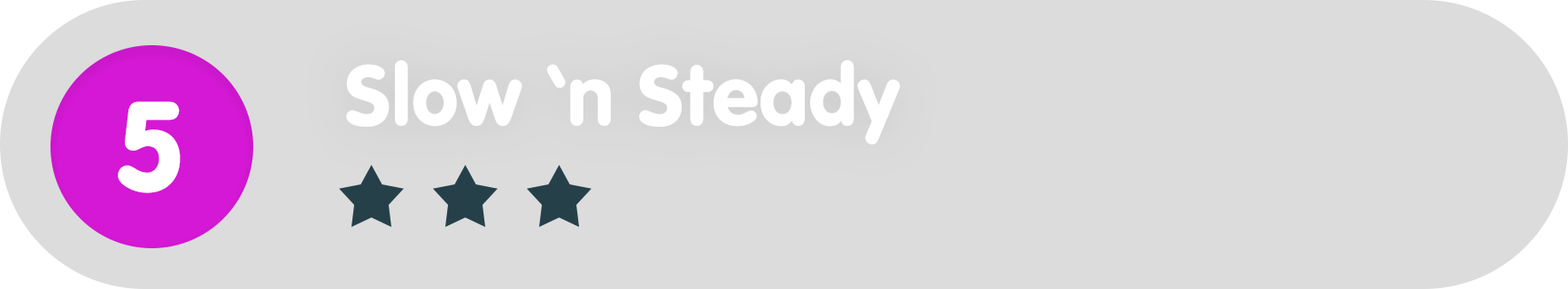
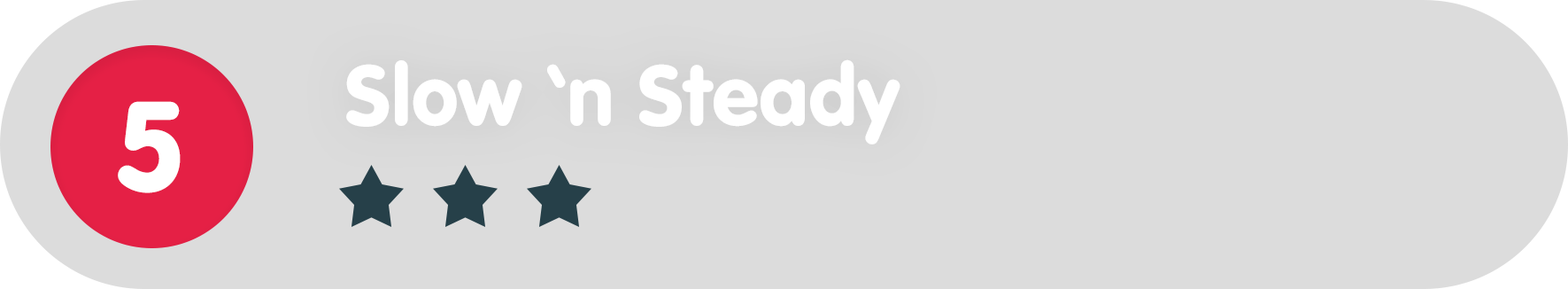
Layers edited between the first and the second 1568px x 289px image:
painted on "Ellipse_green" over (x1=50, y1=45, x2=254, y2=248)
